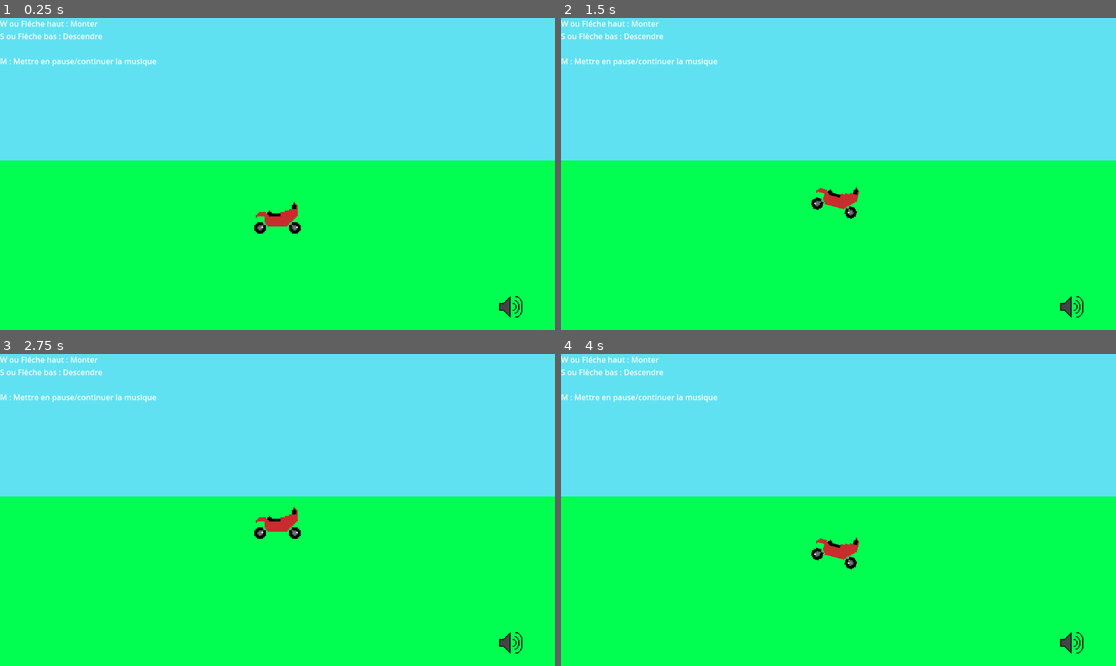
Above: before the commit, frames 1-4 (two rows, left to right).
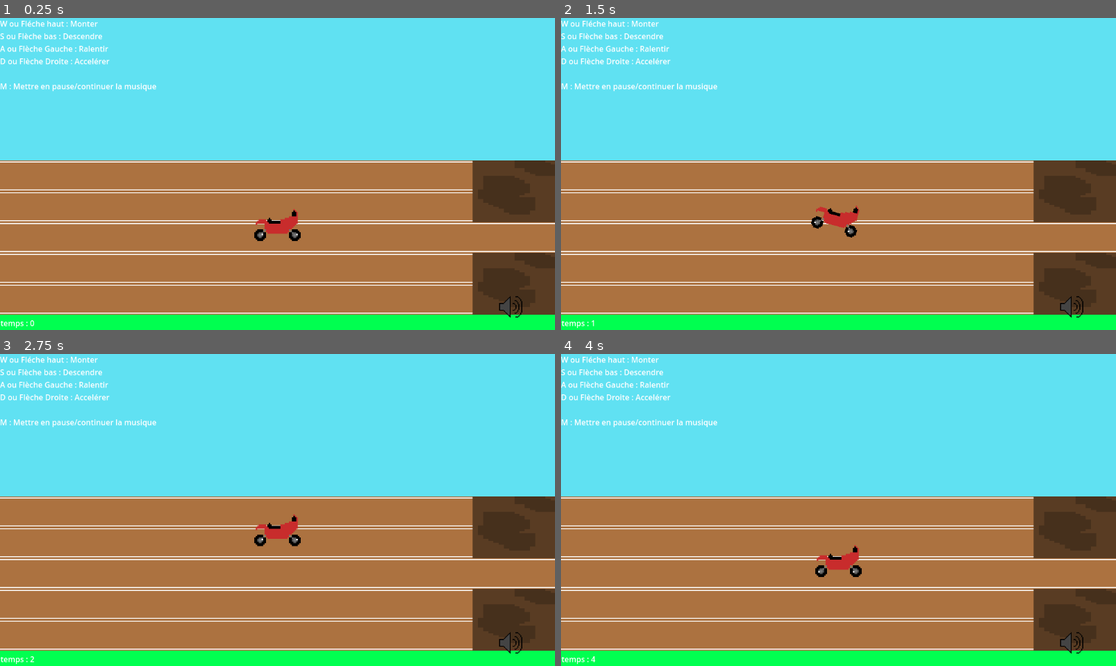
Above: after the commit, the same moments.

Repository: Alexis-Guilbault/guilbault_alexis_tp2_582_301MO
Game: Godot game, scene res://scenes/pieces/plaines_menthe1.tscn
Same seed, same stepped clock (60 frames per second), same inputs: the game is played once before the commit and once after it. Sound files missing from this copy of the repository are replaced by a short silence.
Inputs:
- Up to frame 1 (0.25 s): no input
- Up to frame 2 (1.5 s): tap Enter at 0.5 s; hold W (Up) 0.53-1.28 s; hold A (Deccelerate, bound only after the commit) 0.53-1.28 s; hold S (Down) from 1.28 s (still down); tap A (Deccelerate, bound only after the commit) at 1.35 s
- Up to frame 3 (2.75 s): release S (Down) at 2.03 s; hold W (Up) from 2.03 s (still down); hold A (Deccelerate, bound only after the commit) from 2.03 s (still down)
- Up to frame 4 (4 s): release A (Deccelerate, bound only after the commit) at 2.78 s; tap A (Deccelerate, bound only after the commit) at 2.85 s; tap Space at 3.5 s; release W (Up) at 3.53 s; hold S (Down) from 3.53 s (still down); hold A (Deccelerate, bound only after the commit) from 3.53 s (still down)

The runs differ from the first frame. In frame 1, 50% of the frame differs, in the area x 0-100%, y 8-100%; in frame 2, 50%; in frame 3, 50%; in frame 4, 50%.

Commit message:
Commencement TP2

Diff:
--- a/guilbault_alexis_tp2/project.godot
+++ b/guilbault_alexis_tp2/project.godot
@@ -10,22 +10,35 @@
 
 [application]
 
-config/name="guilbault_alexis_tp1"
+config/name="guilbault_alexis_tp2"
 run/main_scene="uid://368p57k2tkc4"
 config/features=PackedStringArray("4.4", "GL Compatibility")
+run/max_fps=60
 
 [input]
 
 Up={
 "deadzone": 0.2,
-"events": [Object(InputEventKey,"resource_local_to_scene":fa …(139 unchanged characters)… d":false,"keycode":0,"physical_keycode":4194320,"key_label":0,"unicode":0,"location":0,"echo":false,"script":null)
-, Object(InputEventKey,"resource_local_to_scene":false,"reso …(130 unchanged characters)… d":false,"keycode":0,"physical_keycode":87,"key_label":0,"unicode":0,"location":0,"echo":false,"script":null)
+"events": [Object(InputEventKey,"resource_local_to_scene":fa …(139 unchanged characters)… d":false,"keycode":0,"physical_keycode":87,"key_label":0,"unicode":0,"location":0,"echo":false,"script":null)
+, Object(InputEventKey,"resource_local_to_scene":false,"reso …(130 unchanged characters)… d":false,"keycode":0,"physical_keycode":4194320,"key_label":0,"unicode":0,"location":0,"echo":false,"script":null)
 ]
 }
 Down={
 "deadzone": 0.2,
-"events": [Object(InputEventKey,"resource_local_to_scene":fa …(139 unchanged characters)… d":false,"keycode":0,"physical_keycode":4194322,"key_label":0,"unicode":0,"location":0,"echo":false,"script":null)
-, Object(InputEventKey,"resource_local_to_scene":false,"reso …(130 unchanged characters)… d":false,"keycode":0,"physical_keycode":83,"key_label":0,"unicode":0,"location":0,"echo":false,"script":null)
+"events": [Object(InputEventKey,"resource_local_to_scene":fa …(139 unchanged characters)… d":false,"keycode":0,"physical_keycode":83,"key_label":0,"unicode":0,"location":0,"echo":false,"script":null)
+, Object(InputEventKey,"resource_local_to_scene":false,"reso …(130 unchanged characters)… d":false,"keycode":0,"physical_keycode":4194322,"key_label":0,"unicode":0,"location":0,"echo":false,"script":null)
+]
+}
+Accelerate={
+"deadzone": 0.2,
+"events": [Object(InputEventKey,"resource_local_to_scene":false,"resource_name":"","device":-1,"window_id":0,"alt_pressed":false,"shift_pressed":false,"ctrl_pressed":false,"meta_pressed":false,"pressed":false,"keycode":0,"physical_keycode":68,"key_label":0,"unicode":68,"location":0,"echo":false,"script":null)
+, Object(InputEventKey,"resource_local_to_scene":false,"resource_name":"","device":0,"window_id":0,"alt_pressed":false,"shift_pressed":false,"ctrl_pressed":false,"meta_pressed":false,"pressed":false,"keycode":0,"physical_keycode":4194321,"key_label":0,"unicode":0,"location":0,"echo":false,"script":null)
+]
+}
+Deccelerate={
+"deadzone": 0.2,
+"events": [Object(InputEventKey,"resource_local_to_scene":false,"resource_name":"","device":0,"window_id":0,"alt_pressed":false,"shift_pressed":false,"ctrl_pressed":false,"meta_pressed":false,"pressed":false,"keycode":0,"physical_keycode":65,"key_label":0,"unicode":0,"location":0,"echo":false,"script":null)
+, Object(InputEventKey,"resource_local_to_scene":false,"resource_name":"","device":0,"window_id":0,"alt_pressed":false,"shift_pressed":false,"ctrl_pressed":false,"meta_pressed":false,"pressed":false,"keycode":0,"physical_keycode":4194319,"key_label":0,"unicode":0,"location":0,"echo":false,"script":null)
 ]
 }
 Mute={
--- /dev/null
+++ b/guilbault_alexis_tp2/scenes/objets/but.gd
@@ -0,0 +1 @@
+extends Node2D
--- /dev/null
+++ b/guilbault_alexis_tp2/scenes/objets/but.tscn
@@ -0,0 +1,26 @@
+[gd_scene load_steps=5 format=3 uid="uid://ci40te88fd7uq"]
+
+[ext_resource type="Script" uid="uid://0tfudcbdnais" path="res://scenes/objets/but.gd" id="1_1yex2"]
+[ext_resource type="Texture2D" uid="uid://dxe0n8thl7ial" path="res://assets/images/But.png" id="2_b6avo"]
+
+[sub_resource type="AtlasTexture" id="AtlasTexture_sdk27"]
+atlas = ExtResource("2_b6avo")
+region = Rect2(0, 0, 16, 32)
+
+[sub_resource type="SpriteFrames" id="SpriteFrames_lipde"]
+animations = [{
+"frames": [{
+"duration": 1.0,
+"texture": SubResource("AtlasTexture_sdk27")
+}],
+"loop": true,
+"name": &"default",
+"speed": 5.0
+}]
+
+[node name="But" type="Node2D"]
+script = ExtResource("1_1yex2")
+
+[node name="AnimatedSprite2D" type="AnimatedSprite2D" parent="."]
+scale = Vector2(2, 2)
+sprite_frames = SubResource("SpriteFrames_lipde")
--- /dev/null
+++ b/guilbault_alexis_tp2/scenes/objets/epine.gd
@@ -0,0 +1 @@
+extends Node2D
--- /dev/null
+++ b/guilbault_alexis_tp2/scenes/objets/epine.tscn
@@ -0,0 +1,26 @@
+[gd_scene load_steps=5 format=3 uid="uid://cabfylvy3du7u"]
+
+[ext_resource type="Texture2D" uid="uid://demudcrntjx5c" path="res://assets/images/epine.png" id="1_spgan"]
+[ext_resource type="Script" uid="uid://cpxwbvdwbh8v5" path="res://scenes/objets/epine.gd" id="1_tcrvm"]
+
+[sub_resource type="AtlasTexture" id="AtlasTexture_tcrvm"]
+atlas = ExtResource("1_spgan")
+region = Rect2(0, 0, 32, 32)
+
+[sub_resource type="SpriteFrames" id="SpriteFrames_o1kbo"]
+animations = [{
+"frames": [{
+"duration": 1.0,
+"texture": SubResource("AtlasTexture_tcrvm")
+}],
+"loop": true,
+"name": &"default",
+"speed": 5.0
+}]
+
+[node name="Epine" type="Node2D"]
+script = ExtResource("1_tcrvm")
+
+[node name="AnimatedSprite2D" type="AnimatedSprite2D" parent="."]
+scale = Vector2(2, 2)
+sprite_frames = SubResource("SpriteFrames_o1kbo")
--- /dev/null
+++ b/guilbault_alexis_tp2/scenes/objets/hors_piste.tscn
@@ -0,0 +1,23 @@
+[gd_scene load_steps=4 format=3 uid="uid://cjtrykxram8m"]
+
+[ext_resource type="Texture2D" uid="uid://uetdfoang7qb" path="res://assets/images/offroad.png" id="1_h061o"]
+
+[sub_resource type="AtlasTexture" id="AtlasTexture_qq5m7"]
+atlas = ExtResource("1_h061o")
+region = Rect2(0, 0, 32, 32)
+
+[sub_resource type="SpriteFrames" id="SpriteFrames_rn7mu"]
+animations = [{
+"frames": [{
+"duration": 1.0,
+"texture": SubResource("AtlasTexture_qq5m7")
+}],
+"loop": true,
+"name": &"default",
+"speed": 5.0
+}]
+
+[node name="HorsPiste" type="Node2D"]
+
+[node name="AnimatedSprite2D" type="AnimatedSprite2D" parent="."]
+sprite_frames = SubResource("SpriteFrames_rn7mu")
--- a/guilbault_alexis_tp2/scenes/objets/joueur.gd
+++ b/guilbault_alexis_tp2/scenes/objets/joueur.gd
@@ -1,36 +1,59 @@
 extends Node
+
 var lane = 3
 var laneSwitch = 0
+
 var vspeed = 0
 var vgoal = 0
 
-func _input(event):
+var hspeed = 0
+var maxspeed = 5
+
+func _input(_event):
 	if Input.is_action_just_pressed("Up"):
 		if lane != 1 and vspeed == 0:
 			lane -= 1
 			$"../joueur".rotation = deg_to_rad(-15)
-			vspeed = -2
+			vspeed = -4
 			$"./AudioStreamPlayer".play()
+
 	if Input.is_action_just_pressed("Down"):
 		if lane != 5 and vspeed == 0:
 			lane += 1
 			$"../joueur".rotation = deg_to_rad(15)
-			vspeed = 2
+			vspeed = 4
 			$"./AudioStreamPlayer".play()
+
+	if Input.is_action_pressed("Accelerate"):
+		if hspeed < maxspeed:
+			hspeed += 0.2
+
+	if Input.is_action_pressed("Deccelerate"):
+		if hspeed > 0:
+			hspeed -= 0.3
 
 func _process(_delta: float) -> void:
 	$"../joueur".position.y += vspeed
+	$"../joueur".position.x += hspeed
+
+	if hspeed < 0:
+		hspeed = 0
+
+	if hspeed > maxspeed:
+		hspeed = maxspeed
+
 	match lane:
 		1:
-			vgoal = 272
+			vgoal = 287
 		2:
-			vgoal = 336
+			vgoal = 351
 		3:
-			vgoal = 400
+			vgoal = 415
 		4:
-			vgoal = 464
+			vgoal = 479
 		5:
-			vgoal = 528
+			vgoal = 543
+
 	if $"../joueur".position.y == vgoal:
 		$"../joueur".rotation = 0
 		vspeed = 0
--- a/guilbault_alexis_tp2/scenes/objets/joueur.tscn
+++ b/guilbault_alexis_tp2/scenes/objets/joueur.tscn
@@ -52,3 +52,11 @@
 
 [node name="AudioStreamPlayer" type="AudioStreamPlayer" parent="."]
 stream = ExtResource("3_6i1r8")
+
+[node name="Camera2D" type="Camera2D" parent="."]
+scale = Vector2(10, 1)
+limit_left = 0
+limit_top = 0
+limit_right = 11520
+limit_bottom = 648
+position_smoothing_enabled = true
--- /dev/null
+++ b/guilbault_alexis_tp2/scenes/objets/temps.gd
@@ -0,0 +1,7 @@
+extends Label
+
+var temps = 0
+
+func _process(_delta: float) -> void:
+	temps += 1
+	text = "temps : " + var_to_str(floor(temps/60))
--- /dev/null
+++ b/guilbault_alexis_tp2/scenes/objets/ui_course.tscn
@@ -0,0 +1,35 @@
+[gd_scene load_steps=3 format=3 uid="uid://dce2q1d6u7ec"]
+
+[ext_resource type="PackedScene" uid="uid://dtkmuqas7cswb" path="res://scenes/objets/volume.tscn" id="1_d6yg6"]
+[ext_resource type="Script" uid="uid://befwneqi4tej1" path="res://scenes/objets/temps.gd" id="2_vjchr"]
+
+[node name="UiCourse" type="Control"]
+layout_mode = 3
+anchors_preset = 15
+anchor_right = 1.0
+anchor_bottom = 1.0
+grow_horizontal = 2
+grow_vertical = 2
+
+[node name="volume" parent="." instance=ExtResource("1_d6yg6")]
+position = Vector2(1064, 600)
+
+[node name="instructions" type="Label" parent="."]
+offset_right = 325.0
+offset_bottom = 101.0
+text = "W ou Fléche haut : Monter
+S ou Flèche bas : Descendre
+A ou Flèche Gauche : Ralentir
+D ou Flèche Droite : Accelérer
+
+M : Mettre en pause/continuer la musique"
+vertical_alignment = 3
+
+[node name="temps" type="Label" parent="."]
+offset_left = 1.0
+offset_top = 622.0
+offset_right = 326.0
+offset_bottom = 649.0
+text = "Temps : "
+vertical_alignment = 3
+script = ExtResource("2_vjchr")
--- a/guilbault_alexis_tp2/scenes/objets/volume.gd
+++ b/guilbault_alexis_tp2/scenes/objets/volume.gd
@@ -5,7 +5,7 @@
 func _ready() -> void:
 	$"../AudioStreamPlayer".play()
 
-func _input(event):
+func _input(_event):
 	if Input.is_action_just_pressed("Mute"):
 		if audio_joue == true:
 			temps = $"../AudioStreamPlayer".get_playback_position()
--- a/guilbault_alexis_tp2/scenes/pieces/plaines_menthe1.tscn
+++ b/guilbault_alexis_tp2/scenes/pieces/plaines_menthe1.tscn
@@ -1,31 +1,81 @@
-[gd_scene load_steps=3 format=3 uid="uid://368p57k2tkc4"]
+[gd_scene load_steps=9 format=3 uid="uid://368p57k2tkc4"]
 
 [ext_resource type="PackedScene" uid="uid://bntud7twsv0pf" path="res://scenes/objets/joueur.tscn" id="1_xv5en"]
-[ext_resource type="PackedScene" uid="uid://dtkmuqas7cswb" path="res://scenes/objets/volume.tscn" id="2_0xxps"]
+[ext_resource type="PackedScene" uid="uid://dce2q1d6u7ec" path="res://scenes/objets/ui_course.tscn" id="2_s6bqy"]
+[ext_resource type="Texture2D" uid="uid://dhtxrqsr46bl" path="res://assets/images/floor_mint.png" id="4_lxfqr"]
+[ext_resource type="PackedScene" uid="uid://ci40te88fd7uq" path="res://scenes/objets/but.tscn" id="4_yapeh"]
+[ext_resource type="PackedScene" uid="uid://cabfylvy3du7u" path="res://scenes/objets/epine.tscn" id="5_1v4ti"]
+[ext_resource type="PackedScene" uid="uid://cjtrykxram8m" path="res://scenes/objets/hors_piste.tscn" id="6_b0mvn"]
+
+[sub_resource type="AtlasTexture" id="AtlasTexture_yapeh"]
+atlas = ExtResource("4_lxfqr")
+region = Rect2(0, 0, 32, 32)
+
+[sub_resource type="SpriteFrames" id="SpriteFrames_1v4ti"]
+animations = [{
+"frames": [{
+"duration": 1.0,
+"texture": SubResource("AtlasTexture_yapeh")
+}],
+"loop": true,
+"name": &"default",
+"speed": 5.0
+}]
 
 [node name="game" type="Node2D"]
 
 [node name="ciel" type="Polygon2D" parent="."]
-scale = Vector2(1, 0.45679)
+scale = Vector2(10, 0.457)
 color = Color(0.38, 0.8835, 0.95, 1)
 polygon = PackedVector2Array(0, 0, 1152, 0, 1152, 648, 0, 648)
 uv = PackedVector2Array(0, 0, 1152, 0, 1152, 648, 0, 648)
 
 [node name="sol" type="Polygon2D" parent="."]
+scale = Vector2(10, 1)
 color = Color(0, 1, 0.316667, 1)
-polygon = PackedVector2Array(0, 296, 1152, 296, 1152, 648, 0, 648)
+polygon = PackedVector2Array(0, 296, 1064.02, 296, 1152, 296, 1152, 461.787, 1152, 648, 0, 648)
 
-[node name="volume" parent="." instance=ExtResource("2_0xxps")]
-position = Vector2(1064, 600)
+[node name="AnimatedSprite2D5" type="AnimatedSprite2D" parent="."]
+position = Vector2(5678.28, 584.235)
+scale = Vector2(358.08, 2)
+sprite_frames = SubResource("SpriteFrames_1v4ti")
+
+[node name="AnimatedSprite2D4" type="AnimatedSprite2D" parent="."]
+position = Vector2(5678, 328.095)
+scale = Vector2(358.08, 2)
+sprite_frames = SubResource("SpriteFrames_1v4ti")
+
+[node name="AnimatedSprite2D3" type="AnimatedSprite2D" parent="."]
+position = Vector2(5678.28, 520.175)
+scale = Vector2(358.08, 2)
+sprite_frames = SubResource("SpriteFrames_1v4ti")
+
+[node name="AnimatedSprite2D2" type="AnimatedSprite2D" parent="."]
+position = Vector2(5678.28, 392)
+scale = Vector2(358.08, 2)
+sprite_frames = SubResource("SpriteFrames_1v4ti")
+
+[node name="AnimatedSprite2D" type="AnimatedSprite2D" parent="."]
+position = Vector2(5678.28, 456.1)
+scale = Vector2(358.08, 2)
+sprite_frames = SubResource("SpriteFrames_1v4ti")
+
+[node name="HorsPiste" parent="." instance=ExtResource("6_b0mvn")]
+position = Vector2(1154, 360)
+scale = Vector2(10.8, 4)
+
+[node name="HorsPiste2" parent="." instance=ExtResource("6_b0mvn")]
+position = Vector2(1154, 552.24)
+scale = Vector2(10.8, 4)
+
+[node name="Epine" parent="." instance=ExtResource("5_1v4ti")]
+position = Vector2(1034, 755)
+
+[node name="But" parent="." instance=ExtResource("4_yapeh")]
+position = Vector2(11464.5, 472)
+scale = Vector2(3.46747, 5.49989)
 
 [node name="joueur" parent="." instance=ExtResource("1_xv5en")]
-position = Vector2(576, 400)
+position = Vector2(576, 415)
 
-[node name="Label" type="Label" parent="."]
-offset_right = 325.0
-offset_bottom = 101.0
-text = "W ou Fléche haut : Monter
-S ou Flèche bas : Descendre
-
-M : Mettre en pause/continuer la musique"
-vertical_alignment = 3
+[node name="UiCourse" parent="." instance=ExtResource("2_s6bqy")]
Binary file added: guilbault_alexis_tp2/assets/images/But.png
Not shown, added: guilbault_alexis_tp2/assets/images/But.png.import
Binary file added: guilbault_alexis_tp2/assets/images/epine.png
Not shown, added: guilbault_alexis_tp2/assets/images/epine.png.import
Binary file added: guilbault_alexis_tp2/assets/images/floor_mint.png
Not shown, added: guilbault_alexis_tp2/assets/images/floor_mint.png.import
Binary file added: guilbault_alexis_tp2/assets/images/offroad.png
Not shown, added: guilbault_alexis_tp2/assets/images/offroad.png.import
Not shown, added: guilbault_alexis_tp2/scenes/objets/but.gd.uid
Not shown, added: guilbault_alexis_tp2/scenes/objets/epine.gd.uid
Not shown, added: guilbault_alexis_tp2/scenes/objets/temps.gd.uid
